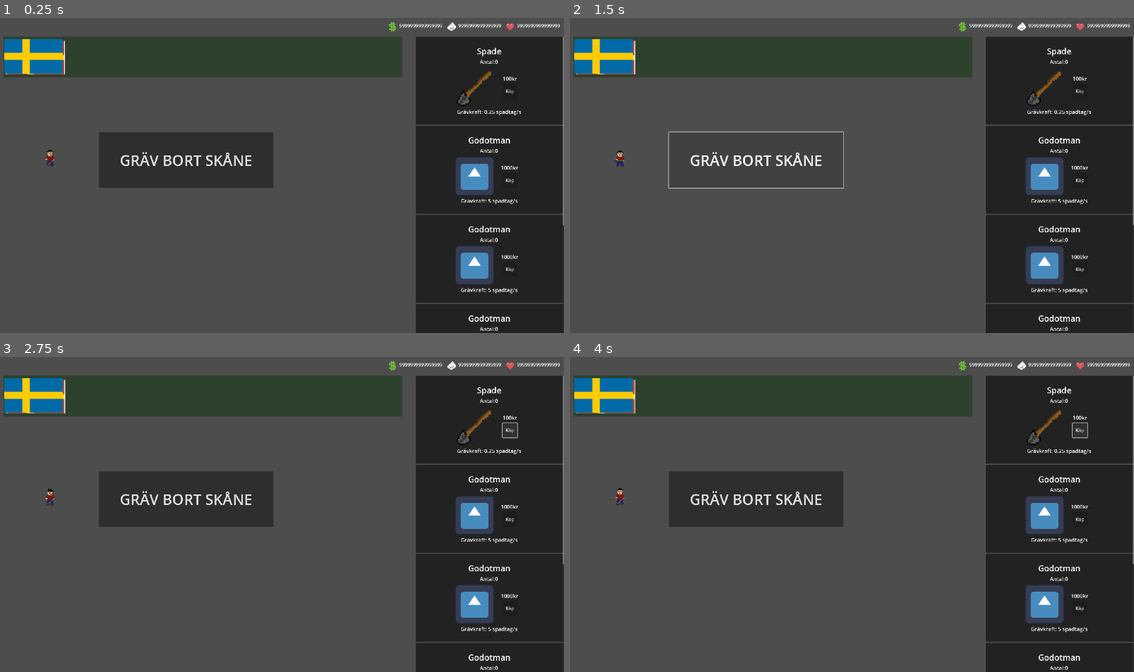
Above: before the commit, frames 1-4 (two rows, left to right).
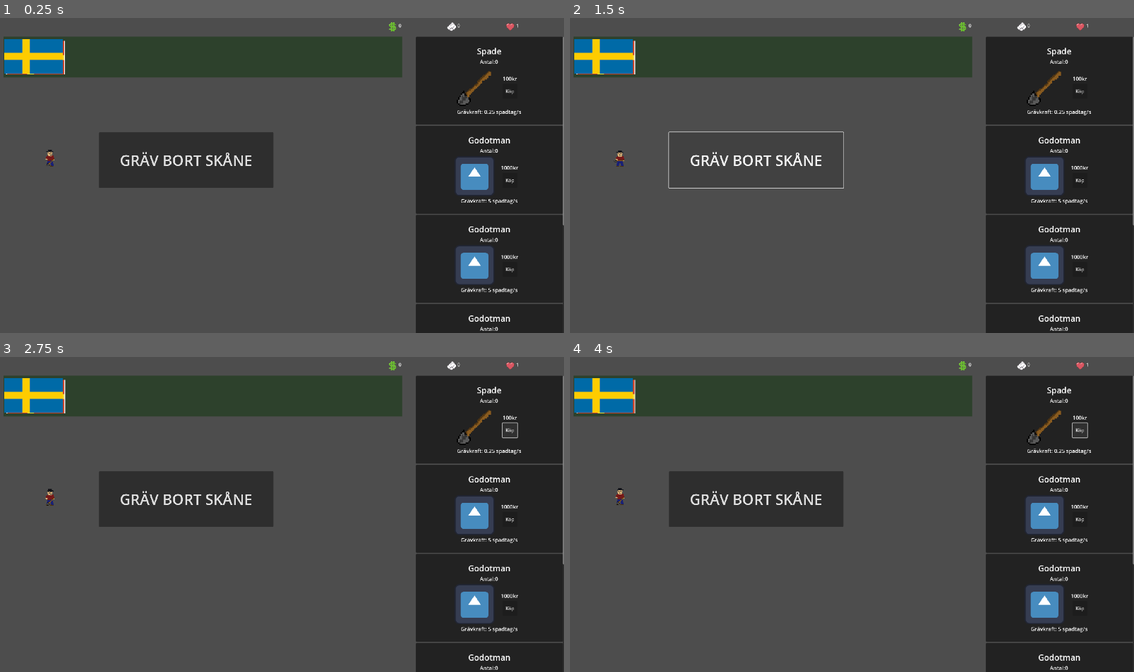
Above: after the commit, the same moments.

Repository: ARCsweden/GameJam2024SpringA
Game: Godot game, scene res://Scenes/main_scene.tscn
Same seed, same stepped clock (60 frames per second), same inputs: the game is played once before the commit and once after it. The engine's default icon, where the game draws it, is replaced by a stand-in: a white triangle on a blue panel in a dark square.
Inputs:
- Up to frame 1 (0.25 s): no input
- Up to frame 2 (1.5 s): click "Köp" at 0.5 s; click "GRÄV BORT SKÅNE" at 1.25 s
- Up to frame 3 (2.75 s): click "Köp" at 2 s
- Up to frame 4 (4 s): click "GRÄV BORT SKÅNE" at 2.75 s; click "Köp" at 3.5 s

The runs differ from the first frame. In frame 1, 0.2% of the frame differs, in the area x 70-100%, y 1-4%; in frame 2, 0.2%; in frame 3, 0.2%; in frame 4, 0.2%.

Commit message:
Green/red text pops up when gaining/losing resources

Diff:
--- a/Scenes/UI/resource_bar.gd
+++ b/Scenes/UI/resource_bar.gd
@@ -12,19 +12,20 @@
 	Signals.connect("manpower_updated", on_manpower_updated)
 	Signals.connect("morale_updated", on_morale_updated)
 
-func spawn_ui(value: int):
-	var diff = stat_changed_ui.instantiate()
+func spawn_ui(value: int, offset_pos: Vector2):
+	var diff: StatChangedUI = stat_changed_ui.instantiate()
 	diff.value = value
+	diff.position = offset_pos
 	add_child(diff)
 
 func on_money_updated(value: int):
 	money.text = str(State.money)
-	spawn_ui(value)
+	spawn_ui(value, Vector2(50, 0))
 
 func on_manpower_updated(value: int):
 	manpower.text = str(State.manpower)
-	spawn_ui(value)
+	spawn_ui(value, Vector2(250, 0))
 
 func on_morale_updated(value: int):
 	morale.text = str(State.morale)
-	spawn_ui(value)
+	spawn_ui(value, Vector2(450, 0))
--- a/Scenes/UI/resource_bar.tscn
+++ b/Scenes/UI/resource_bar.tscn
@@ -51,8 +51,7 @@
 custom_minimum_size = Vector2(150, 0)
 layout_mode = 2
 size_flags_horizontal = 8
-text = "9999999999999999"
-text_direction = 2
+text = "0"
 
 [node name="Manpower" type="MarginContainer" parent="ColorRect/HBoxContainer"]
 layout_mode = 2
@@ -73,8 +72,7 @@
 custom_minimum_size = Vector2(150, 0)
 layout_mode = 2
 size_flags_horizontal = 8
-text = "9999999999999999"
-text_direction = 2
+text = "0"
 
 [node name="Morale" type="MarginContainer" parent="ColorRect/HBoxContainer"]
 layout_mode = 2
@@ -95,5 +93,4 @@
 custom_minimum_size = Vector2(150, 0)
 layout_mode = 2
 size_flags_horizontal = 8
-text = "9999999999999999"
-text_direction = 2
+text = "1"
--- a/Scenes/UI/stat_changed_ui.gd
+++ b/Scenes/UI/stat_changed_ui.gd
@@ -1,4 +1,4 @@
-extends MarginContainer
+extends Node2D
 class_name StatChangedUI
 
 @export var value: int = 1
--- a/Scenes/UI/stat_changed_ui.tscn
+++ b/Scenes/UI/stat_changed_ui.tscn
@@ -2,15 +2,11 @@
 
 [ext_resource type="Script" path="res://Scenes/UI/stat_changed_ui.gd" id="1_tao0w"]
 
-[node name="StatChangedUI" type="MarginContainer"]
-anchors_preset = 15
-anchor_right = 1.0
-anchor_bottom = 1.0
-grow_horizontal = 2
-grow_vertical = 2
+[node name="StatChangedUI" type="Node2D"]
 script = ExtResource("1_tao0w")
 
 [node name="RichTextLabel" type="RichTextLabel" parent="."]
-layout_mode = 2
+offset_right = 1920.0
+offset_bottom = 1080.0
 text = "100"
 text_direction = 1
